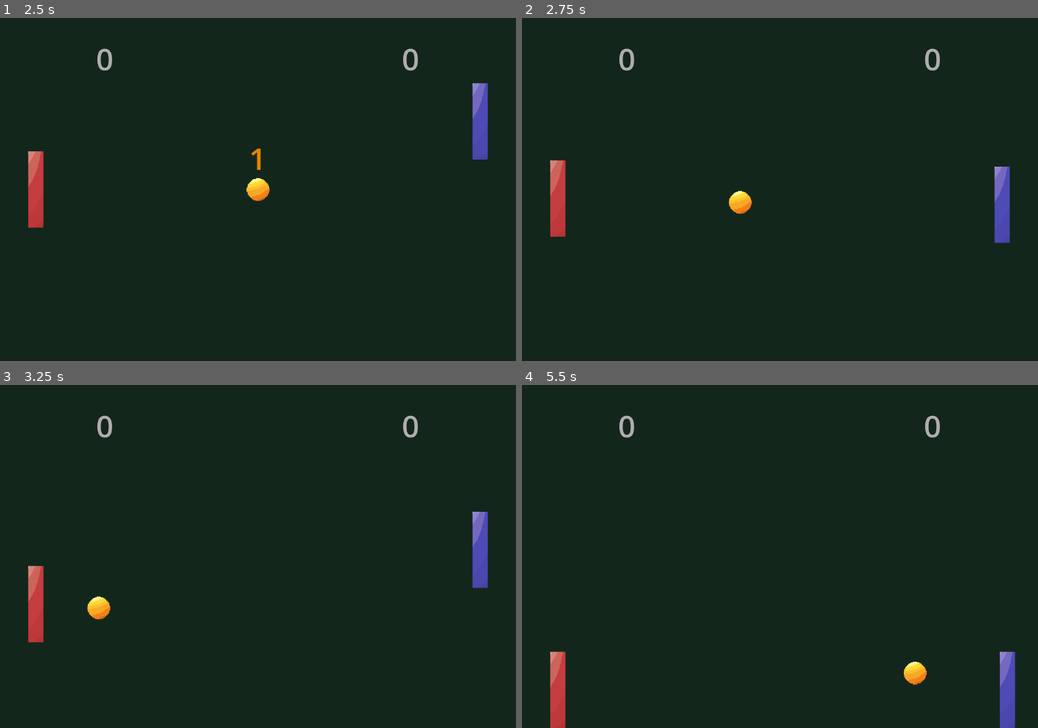
Above: before the commit, frames 1-4 (two rows, left to right).
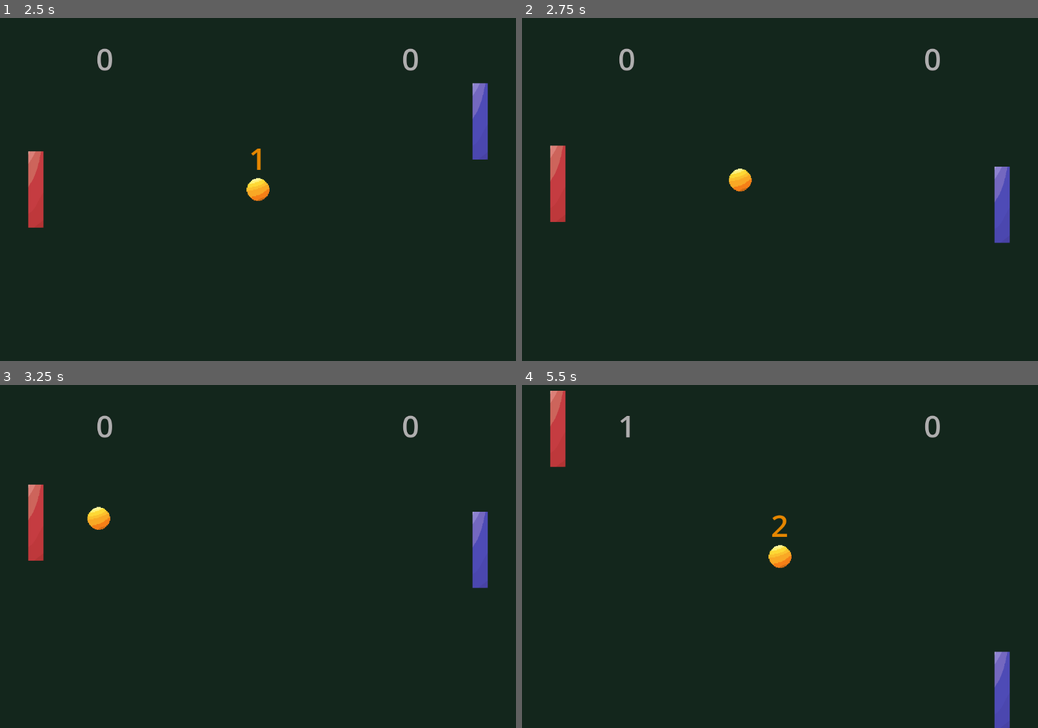
Above: after the commit, the same moments.

Repository: treegem/SweetPong
Game: Godot game, scene res://main.tscn
Two runs of this game, one before a commit and one after it. Both use one fixed random seed, a clock stepped at 60 frames per second and the inputs below.
Inputs:
- Up to frame 1 (2.5 s): click "Play" at 0.5 s; tap Enter (ui_accept) at 1.25, 1.52, 2.27 s; hold Up (ui_up) 1.28-2.03 s; hold Down (ui_down) from 2.03 s (still down)
- Up to frame 2 (2.75 s): keep holding Down (ui_down)
- Up to frame 3 (3.25 s): release Down (ui_down) at 2.78 s; hold Up (ui_up) from 2.78 s (still down)
- Up to frame 4 (5.5 s): tap Enter (ui_accept) at 3.77, 4.52, 5.27 s; release Up (ui_up) at 4.28 s; hold Down (ui_down) from 4.28 s (still down)

Frame 1 is identical in both runs. In frame 2, 0.9% of the frame differs, in the area x 5-45%, y 37-64%; in frame 3, 1.9%; in frame 4, 2.7%, in the area x 5-96%, y 1-100%.

Commit message:
refactor main

Diff:
--- a/main.tscn
+++ b/main.tscn
@@ -112,5 +112,6 @@
 [connection signal="hit_player" from="Ball" to="SoundService" method="play_player_sound"]
 [connection signal="body_entered" from="PlayerGoal" to="." method="_on_player_goal_body_entered"]
 [connection signal="body_entered" from="EnemyGoal" to="." method="_on_enemy_goal_body_entered"]
+[connection signal="timeout" from="CountdownLabel/CoutndownTimer" to="Ball" method="_on_coutndown_timer_timeout"]
 [connection signal="timeout" from="CountdownLabel/CoutndownTimer" to="CountdownLabel" method="_on_coutndown_timer_timeout"]
 [connection signal="play_button_pressed" from="Menu" to="." method="_on_menu_play_button_pressed"]
--- a/scripts/CountdownLabel.gd
+++ b/scripts/CountdownLabel.gd
@@ -3,6 +3,9 @@
 func _process(delta):
 	text = str(int($CoutndownTimer.time_left) + 1)
 
+func count_down():
+	$CoutndownTimer.start()
+	show()
 
 func _on_coutndown_timer_timeout():
-	visible = false
+	hide()
--- a/scripts/ball.gd
+++ b/scripts/ball.gd
@@ -29,12 +29,13 @@
 	direction.y += (position.y - paddle.position.y) / 200
 
 func reset():
+	SPEED = 0
 	direction.x = [-1, 1][randi() % 2]
 	direction.y = randf_range(-0.5, 0.5)
 	set_position(get_viewport_rect().size / 2)
 
-func stop():
-	SPEED = 0
-
 func start():
 	SPEED = 500
+
+func _on_coutndown_timer_timeout():
+	start()
--- a/scripts/main.gd
+++ b/scripts/main.gd
@@ -3,12 +3,12 @@
 signal player_wins
 signal player_loses
 
-const MAX_SCORE = 1
+const MAX_SCORE = 3
 
 var playerScore = 0
 var enemyScore = 0
 
-func _process(delta):
+func _process(_delta):
 	$PlayerScore.text = str(playerScore)
 	$EnemyScore.text = str(enemyScore)
 
@@ -16,7 +16,7 @@
 	move_enemy_paddle(delta)
 
 func _ready():
-	$Ball.stop()
+	$Ball.reset()
 
 func _on_player_goal_body_entered(body):
 	if body is Ball:
@@ -36,25 +36,21 @@
 	else:
 		start_new_round()
 
-func is_game_over():
-	return playerScore == MAX_SCORE or enemyScore == MAX_SCORE
+func start_new_round():
+	$CountdownLabel.count_down()
+	$Ball.reset()
 
-func start_new_round():
-	$CountdownLabel/CoutndownTimer.start()
-	$CountdownLabel.visible = true
-	$Ball.stop()
-	$Ball.reset()
-	await $CountdownLabel/CoutndownTimer.timeout
-	$Ball.start()
+func reset_scores():
+	playerScore = 0
+	enemyScore = 0
 
 func _on_menu_play_button_pressed():
-	playerScore = 0
-	enemyScore = 0
+	reset_scores()
 	$Menu.hide()
 	start_new_round()
 
 func move_enemy_paddle(delta):
 	var distance = $Ball.position.y - $EnemyPaddle.position.y
 	var directionSign = sign(distance)
-	var speed = clampf(abs(distance) / 35, 0, 1)
+	var speed = clampf(abs(distance) / 50, 0, 1)
 	$EnemyPaddle.move(Vector2.DOWN * directionSign * speed, delta)
